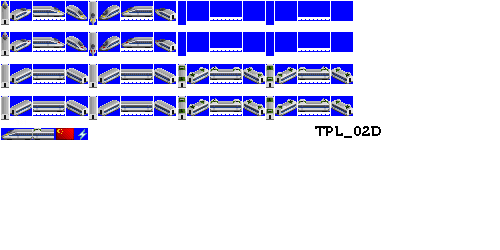
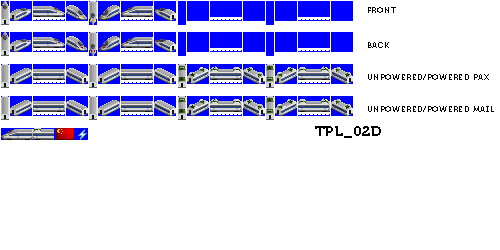
Layer changes from the first 500 x 250 image to the second:
added group "text" with 5 layers above "Layer 1" over [368, 7, 494, 112]
added layer "front" in group "text" over [368, 7, 396, 13]
added layer "back" in group "text" over [368, 42, 389, 48]
added layer "unpowered/powered pax" in group "text" over [368, 74, 489, 80]
added layer "unpowered/powered mail" in group "text" over [368, 106, 494, 112]
painted on "Layer 1" over [368, 7, 494, 112]